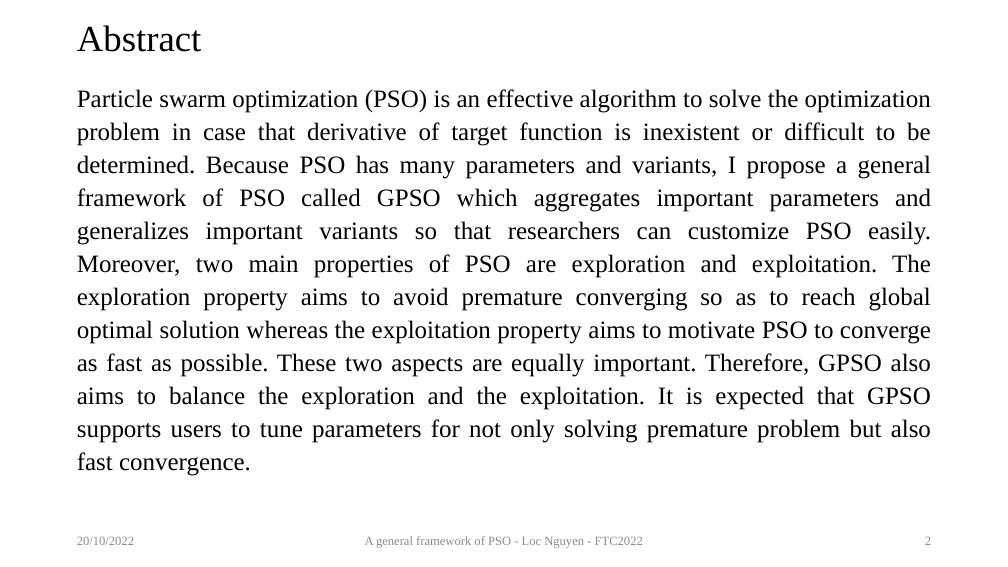
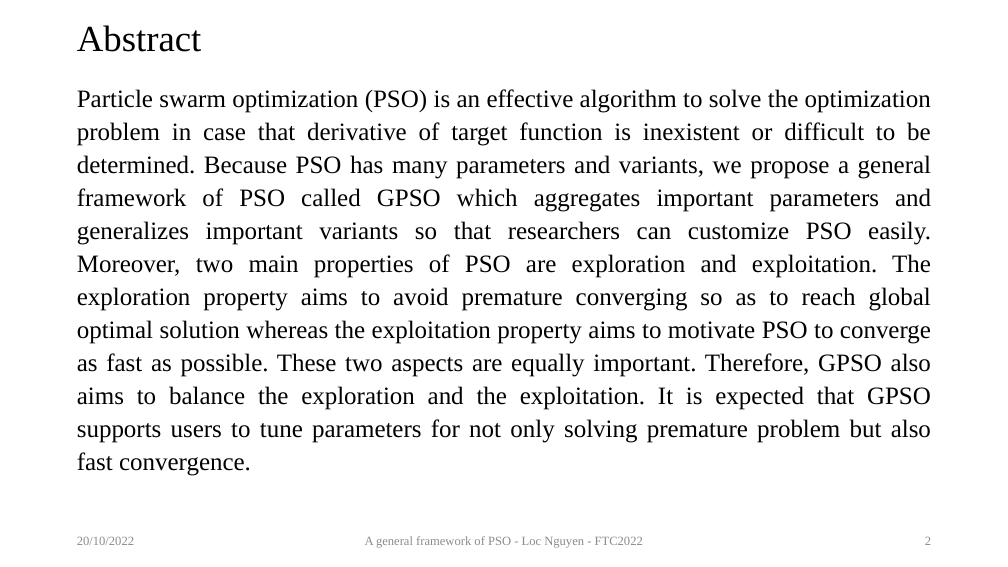
Before and after one commit to ngphloc/ai, a slide deck: slide 2 of 2_design/pso/GeneralPSO.pptx. Drawn at 1008x567 pixels with LibreOffice and Linux fonts; fonts in the diff are those of the drawing. Boxes give left, top, right and bottom in pixels: in the first picture for what was removed or moved away, otherwise in the second. Text is boxed around its words. In the diff, an @@ line names an element or a change of style, - is before the commit and + after.

```diff
--- a/2_design/pso/GeneralPSO.pptx
+++ b/2_design/pso/GeneralPSO.pptx
@@ text at (77,89,931,476): text changed @@
-Particle swarm optimization (PSO) is an effective algorithm to solve the optimization problem in case that derivative of target function is inexistent or difficult to be determined. Because PSO has many parameters and variants, I propose a general framework of PSO called GPSO which aggregates important parameters and generalizes important variants so that researchers can customize PSO easily. Moreover, two main properties of PSO are exploration and exploitation. The exploration property aims to avoid premature converging so as to reach global optimal solution whereas the exploitation property aims to motivate PSO to converge as fast as possible. These two aspects are equally important. Therefore, GPSO also aims to balance the exploration and the exploitation. It is expected that GPSO supports users to tune parameters for not only solving premature problem but also fast convergence.
+Particle swarm optimization (PSO) is an effective algorithm to solve the optimization problem in case that derivative of target function is inexistent or difficult to be determined. Because PSO has many parameters and variants, we propose a general framework of PSO called GPSO which aggregates important parameters and generalizes important variants so that researchers can customize PSO easily. Moreover, two main properties of PSO are exploration and exploitation. The exploration property aims to avoid premature converging so as to reach global optimal solution whereas the exploitation property aims to motivate PSO to converge as fast as possible. These two aspects are equally important. Therefore, GPSO also aims to balance the exploration and the exploitation. It is expected that GPSO supports users to tune parameters for not only solving premature problem but also fast convergence.
```
Also in this commit, not shown: 3 other slides changed, 2 other files.
